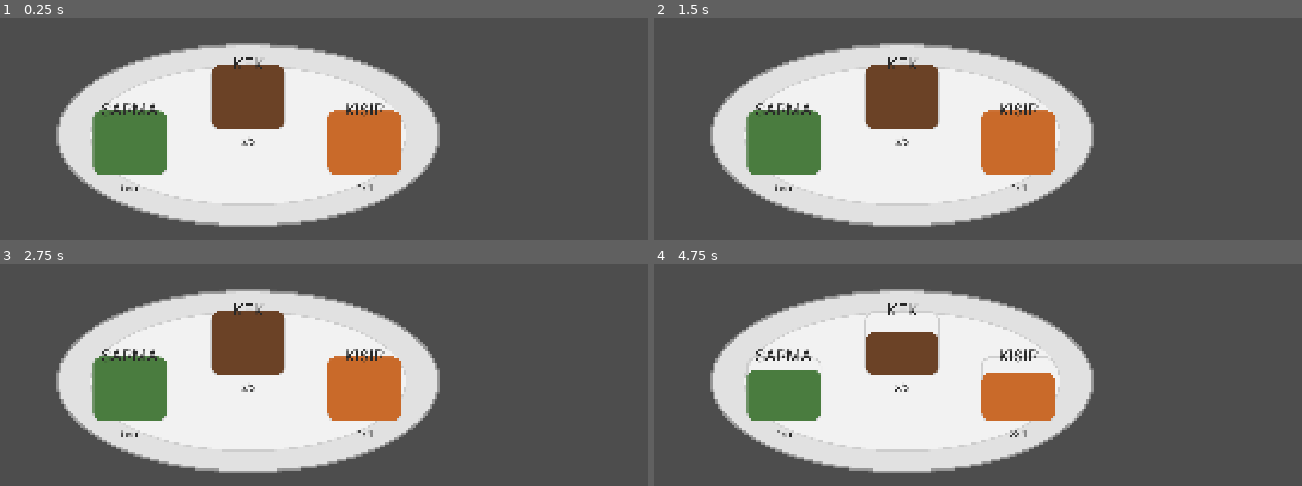
Above: before the commit, frames 1-4 (two rows, left to right).
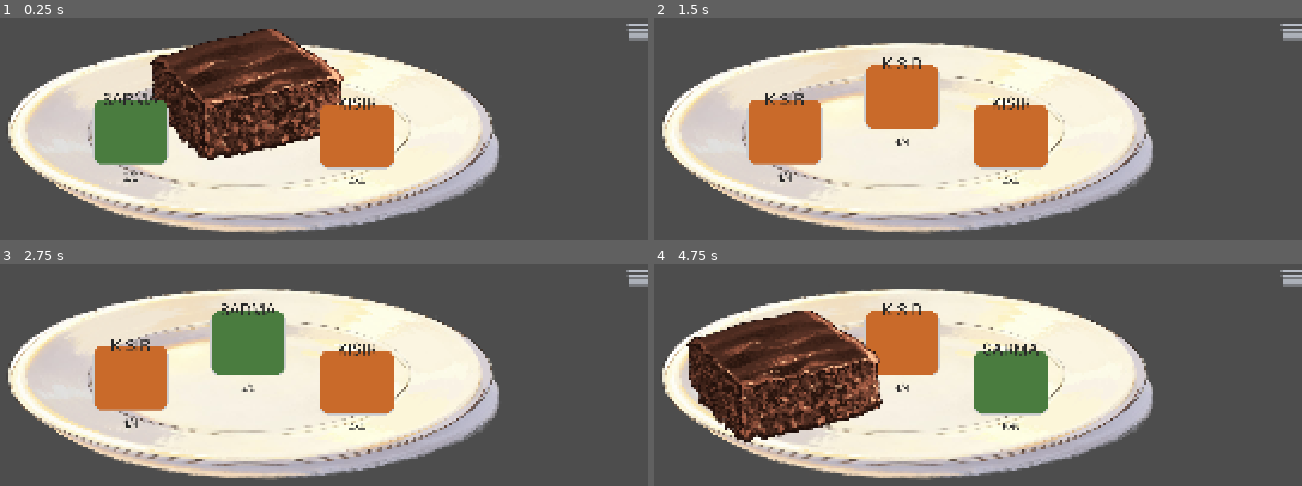
Above: after the commit, the same moments.

Repository: EnesBaytekin/son-lokma
Game: Godot game, scene res://scenes/main.tscn
Two runs of this game, one before a commit and one after it. Both use one fixed random seed, a clock stepped at 60 frames per second and the inputs below.
Inputs:
- Up to frame 1 (0.25 s): no input
- Up to frame 2 (1.5 s): tap Enter at 0.5 s; tap R at 0.6 s; tap Space at 0.77, 0.8, 1.07, 1.25, 1.35 s
- Up to frame 3 (2.75 s): tap Space at 1.52, 1.82, 2.3 s; tap R at 1.55, 2.1 s; tap Enter at 2 s
- Up to frame 4 (4.75 s): tap Space at 2.75, 3.02, 3.32, 3.77, 3.8, 4.07, 4.52 s; tap 1 at 2.85 s; tap R at 3.05, 4.55 s; tap Enter at 3.5 s; tap 2 at 3.6 s; tap 3 at 4.35 s

The runs differ from the first frame. In frame 1, 36% of the frame differs, in the area x 1-100%, y 2-98%; in frame 2, 34%; in frame 3, 34%; in frame 4, 41%.

Commit message:
feat: add fork challenge

Diff:
--- /dev/null
+++ b/scenes/crumb.tscn
@@ -0,0 +1,10 @@
+[gd_scene load_steps=3 format=3]
+
+[ext_resource type="Script" path="res://scripts/crumb.gd" id="1"]
+[ext_resource type="Texture2D" path="res://assets/crumb.png" id="2"]
+
+[node name="Crumb" type="Node2D"]
+script = ExtResource("1")
+
+[node name="Sprite2D" type="Sprite2D" parent="."]
+texture = ExtResource("2")
--- /dev/null
+++ b/scenes/fork.tscn
@@ -0,0 +1,18 @@
+[gd_scene load_steps=4 format=3]
+
+[ext_resource type="Script" path="res://scripts/fork.gd" id="1"]
+[ext_resource type="Texture2D" path="res://assets/fork.png" id="2"]
+[ext_resource type="Texture2D" path="res://assets/crumb.png" id="3"]
+
+[node name="Fork" type="Node2D"]
+script = ExtResource("1")
+
+[node name="Visual" type="Node2D" parent="."]
+
+[node name="Body" type="Sprite2D" parent="Visual"]
+texture = ExtResource("2")
+
+[node name="Bite" type="Sprite2D" parent="Visual"]
+position = Vector2(-80, 0)
+scale = Vector2(2.5, 2.5)
+texture = ExtResource("3")
--- a/scenes/main.tscn
+++ b/scenes/main.tscn
@@ -1,22 +1,27 @@
 [gd_scene format=3 uid="uid://d2jojmy0x041i"]
 
 [ext_resource type="Script" uid="uid://fkyo61t2l3xo" path="res://scripts/main.gd" id="1"]
-[ext_resource type="Texture2D" uid="uid://ctl0n3insf7pl" path="res://assets/plate.png" id="2"]
+[ext_resource type="Texture2D" uid="uid://dayxplf5dcsb" path="res://assets/plate.png" id="2"]
+[ext_resource type="PackedScene" path="res://scenes/fork.tscn" id="3"]
 
-[node name="Main" type="Node2D" unique_id=1105062998]
+[node name="Main" type="Node2D" unique_id=2055616426]
 script = ExtResource("1")
 
-[node name="Plate" type="Sprite2D" parent="." unique_id=768631364]
-position = Vector2(960, 790)
+[node name="Plate" type="Sprite2D" parent="." unique_id=832677633]
+position = Vector2(976, 797)
 texture = ExtResource("2")
 
-[node name="Slots" type="Node2D" parent="." unique_id=1727180485]
+[node name="Slots" type="Node2D" parent="." unique_id=1962417484]
 
-[node name="SlotLeft" type="Marker2D" parent="Slots" unique_id=1654999273]
-position = Vector2(676, 810)
-
-[node name="SlotMiddle" type="Marker2D" parent="Slots" unique_id=2109679480]
+[node name="SlotMiddle" type="Marker2D" parent="Slots" unique_id=311895366]
 position = Vector2(960, 700)
 
-[node name="SlotRight" type="Marker2D" parent="Slots" unique_id=581667593]
-position = Vector2(1239, 810)
+[node name="SlotLeft" type="Marker2D" parent="Slots" unique_id=192739429]
+position = Vector2(678, 785)
+
+[node name="SlotRight" type="Marker2D" parent="Slots" unique_id=845215671]
+position = Vector2(1221, 794)
+
+[node name="Fork" parent="." unique_id=2005830825 instance=ExtResource("3")]
+
+[node name="Crumbs" type="Node2D" parent="." unique_id=2120073136]
--- /dev/null
+++ b/scripts/crumb.gd
@@ -0,0 +1,29 @@
+class_name Crumb
+extends Node2D
+## A spilled food crumb: falls with gravity, lands on the table, and stays.
+
+const GRAVITY := 900.0
+
+var _table_y := 1020.0
+var _velocity := Vector2.ZERO
+var _settled := false
+
+@onready var _sprite: Sprite2D = $Sprite2D
+
+
+func setup(color: Color, table_y: float) -> void:
+	_sprite.modulate = color
+	_table_y = table_y
+	_sprite.scale = Vector2.ONE * randf_range(0.5, 1.1)
+	_velocity = Vector2(randf_range(-50.0, 50.0), randf_range(-140.0, -60.0))
+
+
+func _physics_process(delta: float) -> void:
+	if _settled:
+		return
+	_velocity.y += GRAVITY * delta
+	position += _velocity * delta
+	if position.y >= _table_y:
+		position.y = _table_y
+		_settled = true
+		set_physics_process(false)
--- a/scripts/foods/food.gd
+++ b/scripts/foods/food.gd
@@ -3,7 +3,8 @@
 ## Base class for every food placed on the plate.
 ##
 ## Each concrete food (sarma, kisir, kek) is its own scene/script and
-## only sets `food_name` + `state_count`. Textures follow the convention
+## only sets `food_name`, `state_count` and `color`. Textures follow the
+## convention
 ##     res://assets/foods/<food_name>/<food_name>_<i>.png
 ## where i == 0 is full and i == state_count - 1 is the last bite.
 ## Swap the placeholder PNGs for real art with the same names.
@@ -15,6 +16,8 @@
 var food_name: String = "food"
 ## Number of visual states, equal to the number of bites when full.
 var state_count: int = 3
+## Tint used for placeholder visuals (fork bite, spilled crumbs).
+var color: Color = Color.WHITE
 
 var bites_left: int = 0
 var _textures: Array[Texture2D] = []
--- a/scripts/foods/kek.gd
+++ b/scripts/foods/kek.gd
@@ -5,3 +5,4 @@
 func _init() -> void:
 	food_name = "kek"
 	state_count = 3
+	color = Color(0.42, 0.259, 0.149)
--- a/scripts/foods/kisir.gd
+++ b/scripts/foods/kisir.gd
@@ -5,3 +5,4 @@
 func _init() -> void:
 	food_name = "kisir"
 	state_count = 4
+	color = Color(0.788, 0.416, 0.165)
--- a/scripts/foods/sarma.gd
+++ b/scripts/foods/sarma.gd
@@ -5,3 +5,4 @@
 func _init() -> void:
 	food_name = "sarma"
 	state_count = 5
+	color = Color(0.29, 0.486, 0.247)
--- /dev/null
+++ b/scripts/fork.gd
@@ -0,0 +1,128 @@
+class_name Fork
+extends Node2D
+## Çatal (fork): flies to a selected food, picks up a bite, then carries it
+## off-screen. While carrying, the player spams SPACE to keep the fork from
+## trembling and spilling. Which action plays is chosen by the held food type.
+
+signal action_finished
+signal spilled(world_position: Vector2, color: Color)
+
+enum State { IDLE, GOING_TO_FOOD, CARRYING }
+
+const EXIT_X := 2000.0
+const APPROACH_SPEED := 700.0
+const CARRY_SPEED := 180.0
+
+const TREMBLE_RATE := 0.7          # tremble gained per second
+const SPACE_REDUCTION := 0.16      # tremble removed per space press
+const SPILL_THRESHOLD := 1.0       # spill only while above this
+const MAX_JITTER := 14.0           # max visual jitter in pixels
+
+var _state: State = State.IDLE
+var _held_name: String = ""
+var _held_color: Color = Color.WHITE
+var _target_food: Food = null
+var _target_pos: Vector2 = Vector2.ZERO
+var _tremble: float = 0.0
+var _spill_timer: float = 0.0
+
+@onready var _visual: Node2D = $Visual
+@onready var _bite: Sprite2D = $Visual/Bite
+
+
+func _ready() -> void:
+	position = Vector2(EXIT_X, 540.0)
+	_bite.visible = false
+
+
+## Begin a bite: approach `food` at `food_pos`, pick it up, carry it away.
+func start_action(food: Food, food_pos: Vector2) -> void:
+	_target_food = food
+	_target_pos = food_pos
+	_tremble = 0.0
+	_spill_timer = 0.0
+	_state = State.GOING_TO_FOOD
+
+
+## Reset to idle: drop any held bite, hide it, and park off-screen.
+func reset() -> void:
+	_state = State.IDLE
+	_target_food = null
+	_held_name = ""
+	_held_color = Color.WHITE
+	_tremble = 0.0
+	_spill_timer = 0.0
+	_bite.visible = false
+	_visual.position = Vector2.ZERO
+	position = Vector2(EXIT_X, 540.0)
+
+
+func _process(delta: float) -> void:
+	match _state:
+		State.IDLE:
+			pass
+		State.GOING_TO_FOOD:
+			position = position.move_toward(_target_pos, APPROACH_SPEED * delta)
+			if position.distance_to(_target_pos) < 6.0:
+				_pick_up()
+		State.CARRYING:
+			position = position.move_toward(Vector2(EXIT_X, position.y), CARRY_SPEED * delta)
+			_tick_carry_action(delta)
+			if position.x >= EXIT_X - 4.0:
+				_finish()
+
+
+func _unhandled_input(event: InputEvent) -> void:
+	if _state != State.CARRYING:
+		return
+	if event is InputEventKey and event.pressed and not event.echo:
+		if (event as InputEventKey).keycode == KEY_SPACE:
+			_tremble = maxf(0.0, _tremble - SPACE_REDUCTION)
+
+
+func _pick_up() -> void:
+	if _target_food != null:
+		_target_food.take_bite()
+		_held_name = _target_food.food_name
+		_held_color = _target_food.color
+	_target_food = null
+	_bite.visible = true
+	_bite.modulate = _held_color
+	_state = State.CARRYING
+
+
+## Currently every food uses the same "tremble" action. Later this will
+## dispatch on `_held_name` so each food can have its own action.
+func _tick_carry_action(delta: float) -> void:
+	_tick_tremble(delta)
+
+
+func _tick_tremble(delta: float) -> void:
+	_tremble += TREMBLE_RATE * delta
+	_update_jitter()
+	_update_spilling(delta)
+
+
+func _update_jitter() -> void:
+	var magnitude := clampf(_tremble, 0.0, 1.5) * MAX_JITTER
+	_visual.position = Vector2(randf_range(-1.0, 1.0), randf_range(-1.0, 1.0)) * magnitude
+
+
+func _update_spilling(delta: float) -> void:
+	if _tremble <= SPILL_THRESHOLD:
+		return
+	_spill_timer -= delta
+	if _spill_timer <= 0.0:
+		_spill_timer = _spill_interval()
+		spilled.emit(_bite.global_position, _held_color)
+
+
+func _spill_interval() -> float:
+	return clampf(0.5 / (_tremble - SPILL_THRESHOLD), 0.05, 0.4)
+
+
+func _finish() -> void:
+	_bite.visible = false
+	_visual.position = Vector2.ZERO
+	_state = State.IDLE
+	action_finished.emit()
--- a/scripts/main.gd
+++ b/scripts/main.gd
@@ -1,8 +1,9 @@
 extends Node2D
-## Son Lokma — a plate with three food slots.
+## Son Lokma — a plate with three food slots and a fork.
 ##
-## Keys 1 / 2 / 3 take a bite from the left / middle / right slot.
-## When a slot's food runs out, a new random food is spawned there.
+## Keys 1 / 2 / 3 pick a slot: the fork flies there, takes a bite, and carries
+## it off-screen. During the carry, SPACE keeps the fork from trembling/spilling.
+## Only one bite can be in progress at a time.
 
 const FOOD_SCENES: Array[PackedScene] = [
 	preload("res://scenes/foods/sarma.tscn"),
@@ -10,17 +11,25 @@
 	preload("res://scenes/foods/kek.tscn"),
 ]
 
+const CRUMB_SCENE: PackedScene = preload("res://scenes/crumb.tscn")
+const TABLE_Y := 1020.0
+
 @onready var _slots: Array[Marker2D] = [
 	$Slots/SlotLeft,
 	$Slots/SlotMiddle,
 	$Slots/SlotRight,
 ]
+@onready var _fork: Fork = $Fork
+@onready var _crumbs: Node2D = $Crumbs
 
 var _foods: Array[Food] = [null, null, null]
+var _busy := false
 
 
 func _ready() -> void:
 	randomize()
+	_fork.action_finished.connect(_on_fork_finished)
+	_fork.spilled.connect(_on_spilled)
 	for i in _slots.size():
 		_spawn_food(i)
 
@@ -32,6 +41,10 @@
 	if not key_event.pressed or key_event.echo:
 		return
 
+	if key_event.keycode == KEY_R:
+		_restart()
+		return
+
 	var slot := -1
 	match key_event.keycode:
 		KEY_1, KEY_KP_1:
@@ -41,8 +54,51 @@
 		KEY_3, KEY_KP_3:
 			slot = 2
 
-	if slot >= 0 and _foods[slot] != null:
-		_foods[slot].take_bite()
+	if slot >= 0:
+		_select_slot(slot)
+
+
+func _select_slot(slot_index: int) -> void:
+	if _busy:
+		return
+	var food: Food = _foods[slot_index]
+	if food == null:
+		return
+	_busy = true
+	_fork.start_action(food, _slots[slot_index].global_position)
+
+
+func _on_fork_finished() -> void:
+	_busy = false
+
+
+func _on_spilled(world_pos: Vector2, color: Color) -> void:
+	var crumb: Crumb = CRUMB_SCENE.instantiate()
+	_crumbs.add_child(crumb)
+	crumb.global_position = world_pos
+	crumb.setup(color, TABLE_Y)
+
+
+## Restart the game: reset the fork, clear crumbs and foods, respawn fresh.
+func _restart() -> void:
+	_fork.reset()
+	_clear_foods()
+	_clear_crumbs()
+	_busy = false
+	for i in _slots.size():
+		_spawn_food(i)
+
+
+func _clear_foods() -> void:
+	for i in _foods.size():
+		if _foods[i] != null:
+			_foods[i].queue_free()
+			_foods[i] = null
+
+
+func _clear_crumbs() -> void:
+	for crumb in _crumbs.get_children():
+		crumb.queue_free()
 
 
 func _spawn_food(slot_index: int) -> void:
Binary file added: assets/crumb.png
Not shown, added: assets/crumb.png.import
Binary file changed: assets/foods/kek/kek_0.png
Not shown, changed: assets/foods/kek/kek_0.png.import
Binary file added: assets/fork.png
Not shown, added: assets/fork.png.import
Binary file changed: assets/plate.png
Not shown, changed: assets/plate.png.import
Not shown, added: scripts/crumb.gd.uid
Not shown, added: scripts/fork.gd.uid
Not shown, changed: tools/generate_placeholders.py
